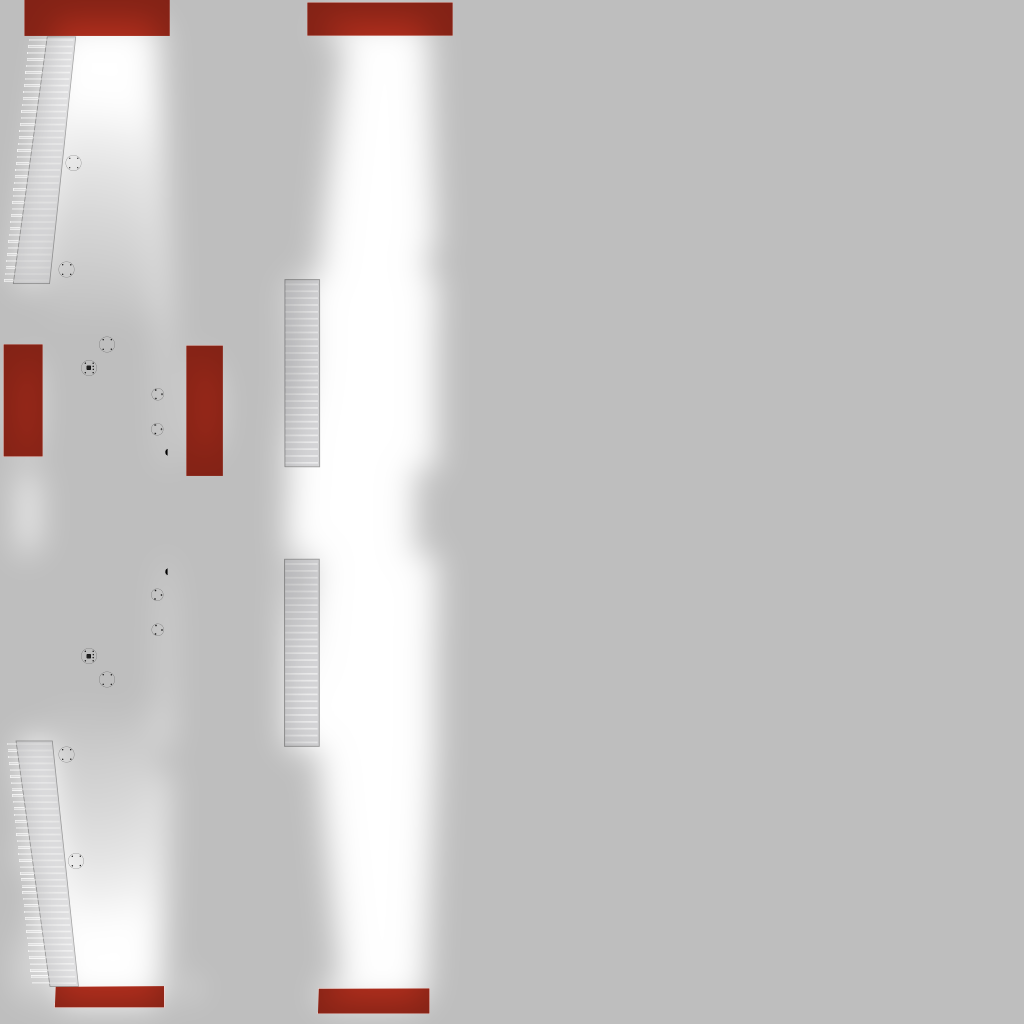
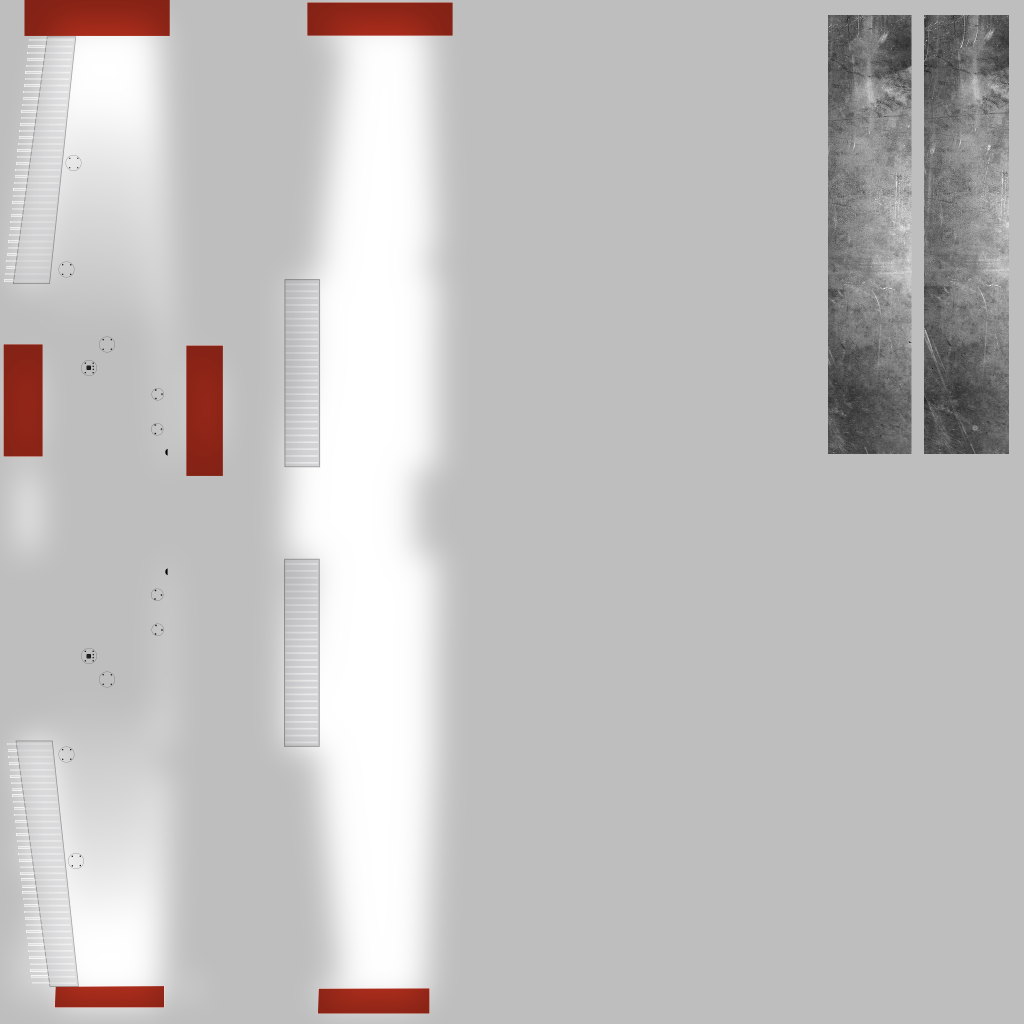
Layered file, before and after one edit (w=1024, h=1024). Changes by layer:
added layer "Clipboard #2" above "Clipboard #1" over [828, 15, 1009, 454]
